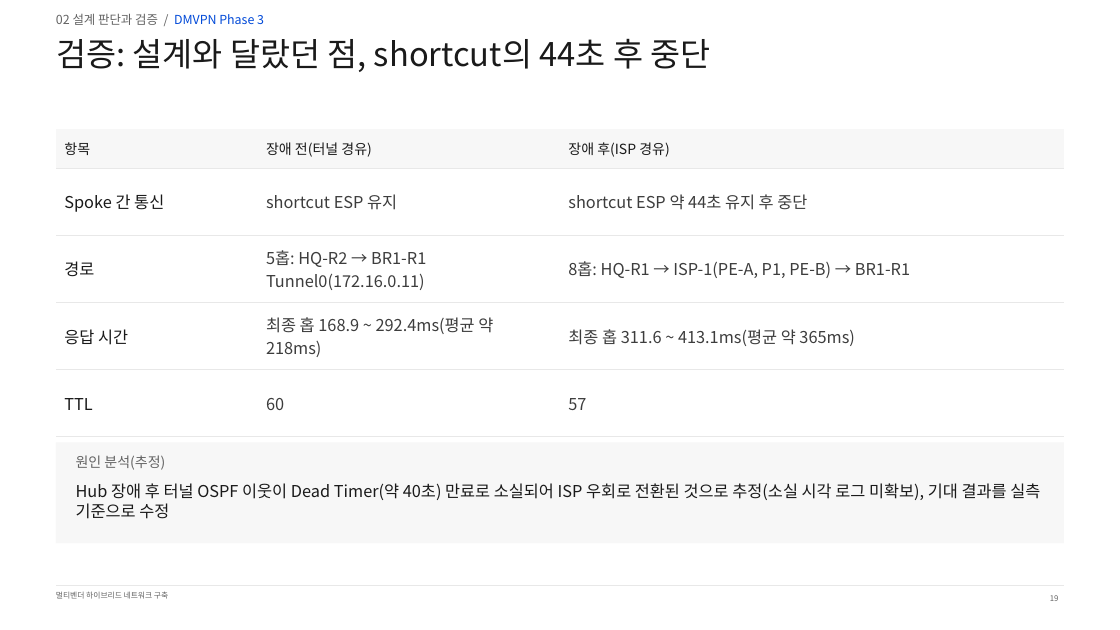
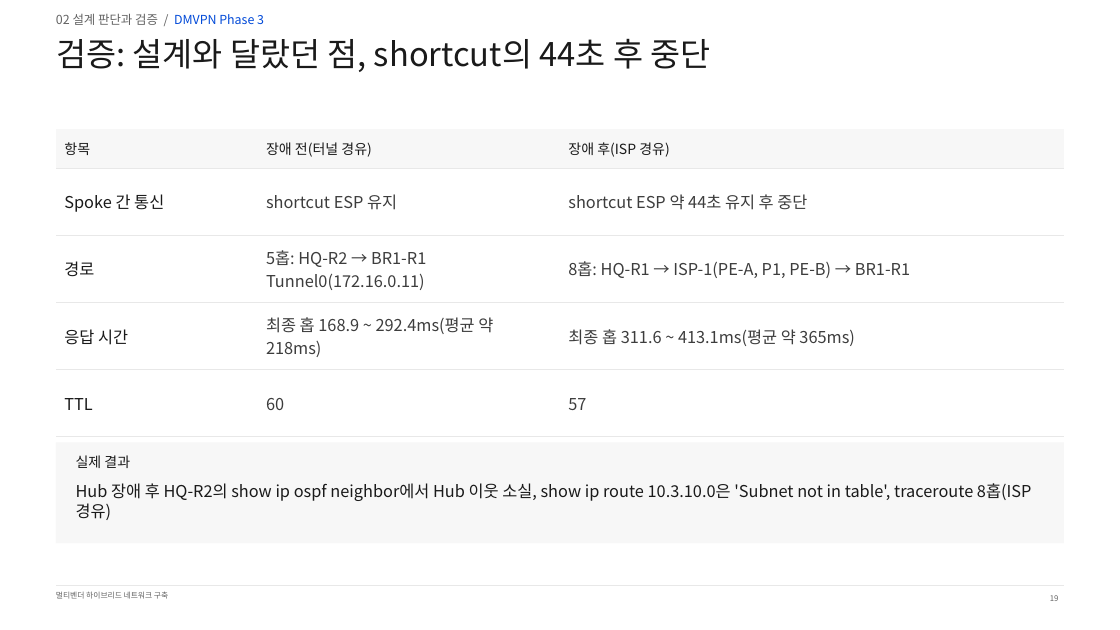
Before and after one commit to KSNAM97/multivendor-wan-dmvpn-mpls-lab, a slide deck: slide 19 of ppt/최종/멀티벤더_하이브리드_WAN_구축_남기석_261020.pptx. Drawn at 1120x630 pixels with LibreOffice and Linux fonts; fonts in the diff are those of the drawing. Boxes give left, top, right and bottom in pixels: in the first picture for what was removed or moved away, otherwise in the second. Text is boxed around its words. In the diff, an @@ line names an element or a change of style, - is before the commit and + after.

```diff
--- a/ppt/최종/멀티벤더_하이브리드_WAN_구축_남기석_261020.pptx
+++ b/ppt/최종/멀티벤더_하이브리드_WAN_구축_남기석_261020.pptx
@@ text at [76, 455, 130, 468]: text changed; text colour #636363 to #1A1A1A @@
-원인 분석(추정)
+실제 결과
@@ text at [76, 483, 1031, 520]: text changed @@
-Hub 장애 후 터널 OSPF 이웃이 Dead Timer(약 40초) 만료로 소실되어 ISP 우회로 전환된 것으로 추정(소실 시각 로그 미확보), 기대 결과를 실측 기준으로 수정
+Hub 장애 후 HQ-R2의 show ip ospf neighbor에서 Hub 이웃 소실, show ip route 10.3.10.0은 'Subnet not in table', traceroute 8홉(ISP 경유)
```
Also in this commit, not shown: 42 other slides changed, 1 other file.
